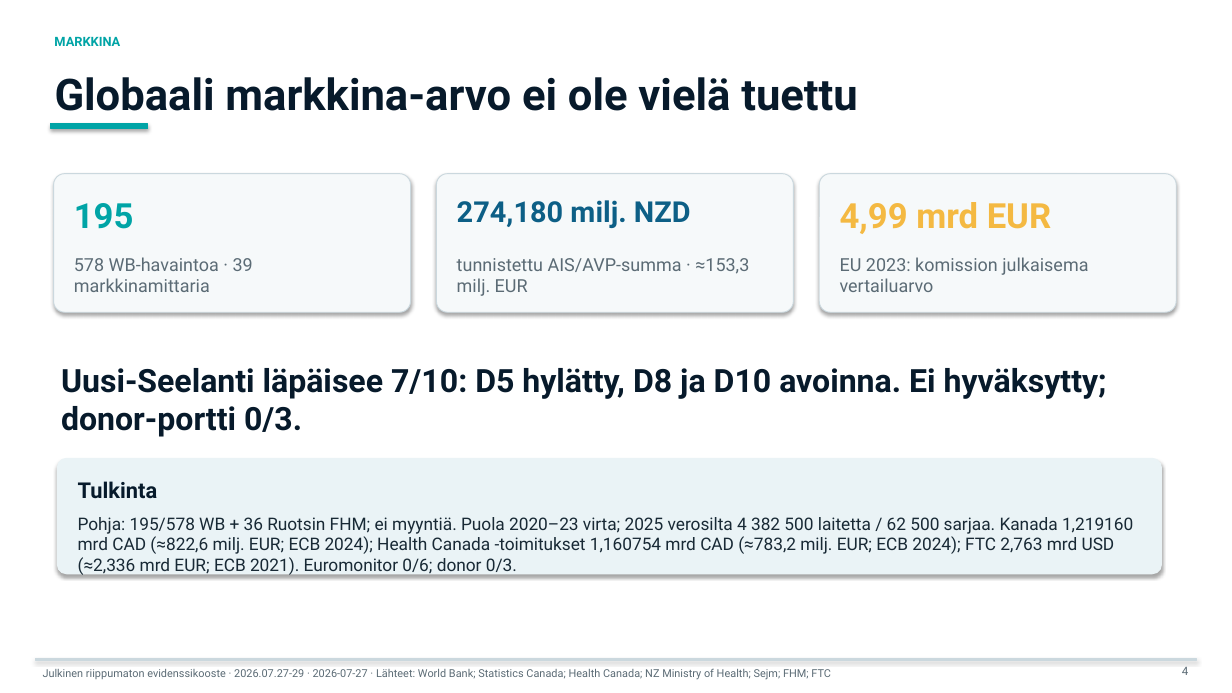
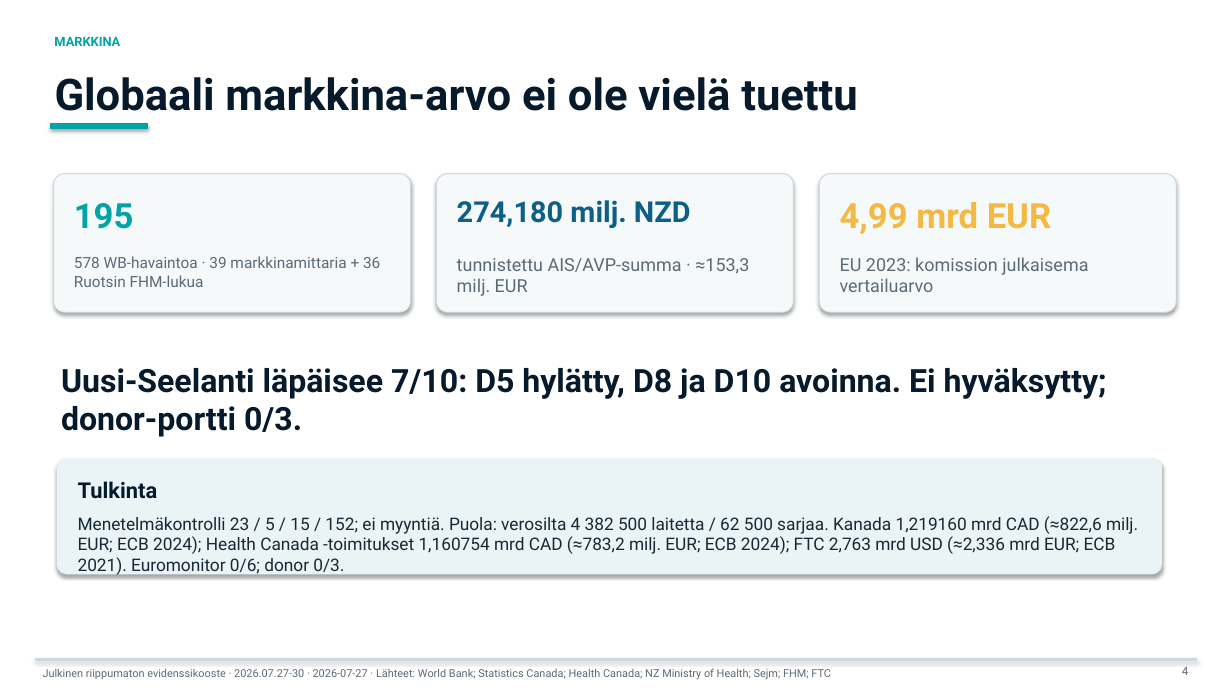
Before and after one commit to jounirautio78-ops/pixan-global-market-evidence-public, a slide deck: slide 4 of site/downloads/pixan-bank-deck-short-fi.pptx. Drawn at 1232x693 pixels with LibreOffice and Linux fonts; fonts in the diff are those of the drawing. Boxes give left, top, right and bottom in pixels: in the first picture for what was removed or moved away, otherwise in the second. Text is boxed around its words. In the diff, an @@ line names an element or a change of style, - is before the commit and + after.

Commit message:
Publish v30 country method control (#27)
Add the fail-closed 195-country method-control map, current vendor gates, refreshed bilingual bank decks and 54-row Evidence Registers.

```diff
--- a/site/downloads/pixan-bank-deck-short-fi.pptx
+++ b/site/downloads/pixan-bank-deck-short-fi.pptx
@@ text at (74,256,380,287): text changed; size 14 to 12 pt @@
-578 WB-havaintoa · 39 markkinamittaria
+578 WB-havaintoa · 39 markkinamittaria + 36 Ruotsin FHM-lukua
@@ text at (78,516,1138,577): text changed @@
-Pohja: 195/578 WB + 36 Ruotsin FHM; ei myyntiä. Puola 2020–23 virta; 2025 verosilta 4 382 500 laitetta / 62 500 sarjaa. Kanada 1,219160 mrd CAD (≈822,6 milj. EUR; ECB 2024); Health Canada -toimitukset 1,160754 mrd CAD (≈783,2 milj. EUR; ECB 2024); FTC 2,763 mrd USD (≈2,336 mrd EUR; ECB 2021). Euromonitor 0/6; donor 0/3.
+Menetelmäkontrolli 23 / 5 / 15 / 152; ei myyntiä. Puola: verosilta 4 382 500 laitetta / 62 500 sarjaa. Kanada 1,219160 mrd CAD (≈822,6 milj. EUR; ECB 2024); Health Canada -toimitukset 1,160754 mrd CAD (≈783,2 milj. EUR; ECB 2024); FTC 2,763 mrd USD (≈2,336 mrd EUR; ECB 2021). Euromonitor 0/6; donor 0/3.
@@ text at (43,669,831,679): text changed @@
-Julkinen riippumaton evidenssikooste · 2026.07.27-29 · 2026-07-27 · Lähteet: World Bank; Statistics Canada; Health Canada; NZ Ministry of Health; Sejm; FHM; FTC
+Julkinen riippumaton evidenssikooste · 2026.07.27-30 · 2026-07-27 · Lähteet: World Bank; Statistics Canada; Health Canada; NZ Ministry of Health; Sejm; FHM; FTC
```
Also in this commit, not shown: 5 other slides changed, 43 other files.
